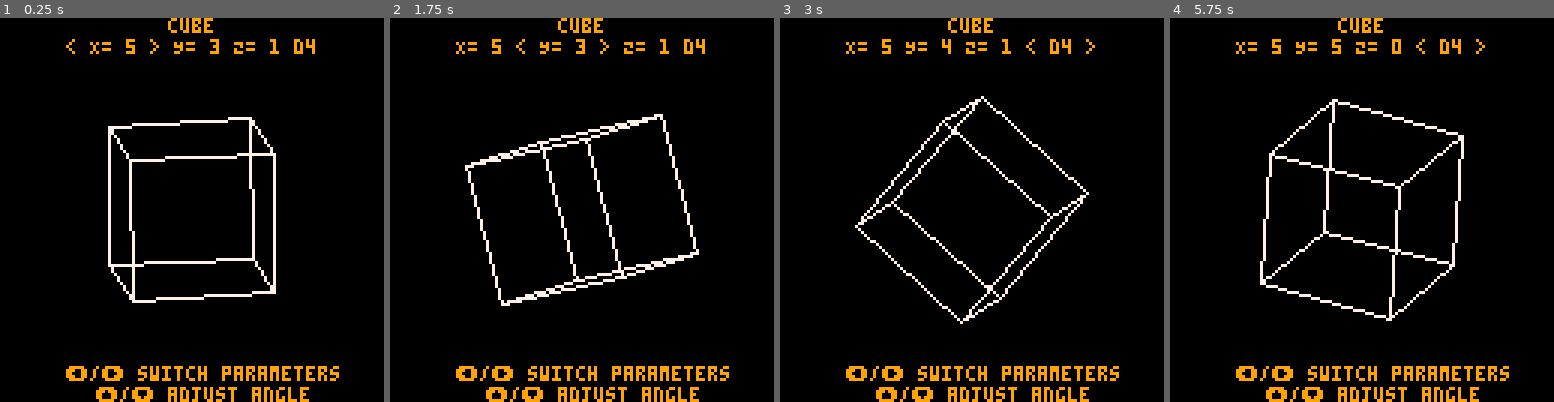
Above: before the commit, frames 1-4 (left to right).
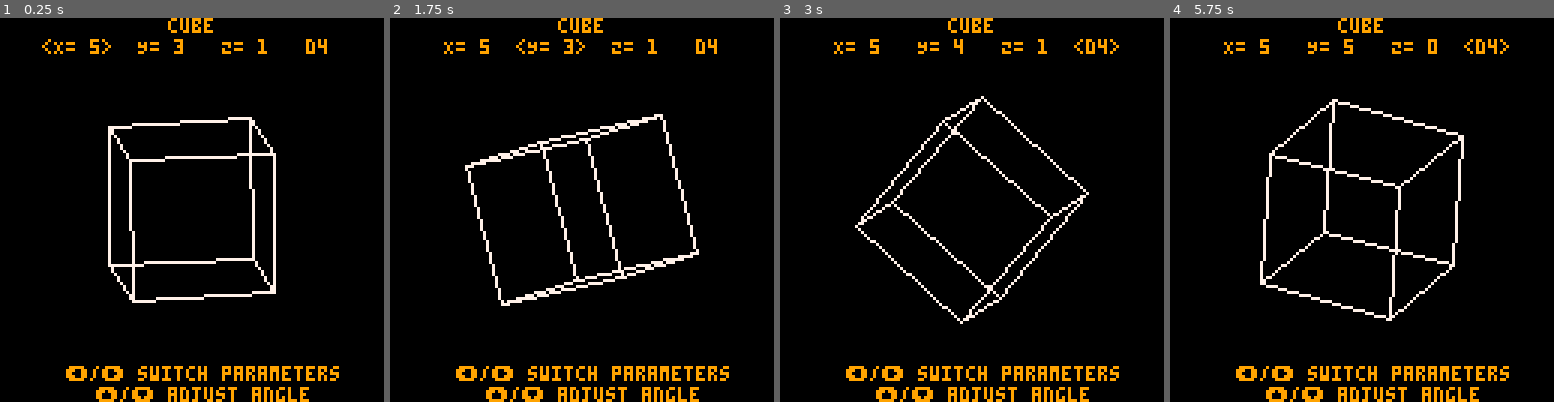
Above: after the commit, the same moments.

Repository: kakardo/Pico-8
Game: PICO-8 cartridge game carts/02 platonic solids viewer/platonic_solids_viewer.p8
The game is run twice, just before and just after one commit, with the same random seed, the same clock (stepped at 60 frames per second) and the same inputs.
Inputs:
- Up to frame 1 (0.25 s): no input
- Up to frame 2 (1.75 s): hold Right from 1.6 s (still down)
- Up to frame 3 (3 s): release Right at 2.1 s; hold Up 2.15-2.42 s; hold Right from 2.47 s (still down)
- Up to frame 4 (5.75 s): release Right at 3.03 s; hold Left 3.08-3.58 s; hold Down 3.63-3.97 s; hold Right 4.02-4.68 s; hold Up 4.73-5.03 s; hold Left 5.08-5.68 s; hold Down from 5.73 s (still down)

The runs differ from the first frame. In frame 1, 0.9% of the frame differs, in the area x 10-86%, y 5-10%; in frame 2, 0.9%; in frame 3, 1.0%; in frame 4, 1.1%, in the area x 14-89%, y 5-10%.

Commit message:
Option bar stays static even when switching options.

Diff:
--- a/game carts/02 platonic solids viewer/main.lua
+++ b/game carts/02 platonic solids viewer/main.lua
@@ -84,7 +84,6 @@
 	angle_x, angle_y, angle_z = 0, 0, 0
 	angle_x_step, angle_y_step, angle_z_step = 0.005, 0.003, 0.001
 
-	menu_x, menu_y, menu_z = 2, 0, 0
 	selected = 0
 	shape = 4
 end
@@ -151,22 +150,36 @@
 		line(pointX1, pointY1, pointX2, pointY2, 7)
 	end
 
+	-- CONVERT LONG TEXT TO VARIABLES
 	text_x = "X= "..ceil(angle_x_step * 1000)
 	text_y = "Y= "..ceil(angle_y_step * 1000)
 	text_z = "Z= "..ceil(angle_z_step * 1000)
 	text_shape = "d"..shape
 
+	-- HIGHLIGHT CHOSEN OPTION
 	if selected == 0 then
-		text_x = "< "..text_x.." >"
+		text_x = "<"..text_x..">"
+		text_y = " "..text_y.." "
+		text_z = " "..text_z.." "
+		text_shape = " "..text_shape.." "
 	elseif selected == 1 then
-		text_y = "< "..text_y.." >"
+		text_x = " "..text_x.." "
+		text_y = "<"..text_y..">"
+		text_z = " "..text_z.." "
+		text_shape = " "..text_shape.." "
 	elseif selected == 2 then
-		text_z = "< "..text_z.." >"
+		text_x = " "..text_x.." "
+		text_y = " "..text_y.." "
+		text_z = "<"..text_z..">"
+		text_shape = " "..text_shape.." "
 	else
-		text_shape = "< "..text_shape.." >"
+		text_x = " "..text_x.." "
+		text_y = " "..text_y.." "
+		text_z = " "..text_z.." "
+		text_shape = "<"..text_shape..">"
 	end
 
-
+	-- OPTION MENU
 	options = text_x.." "..text_y.." "..text_z.." "..text_shape
 	print_centered_txt("cube", 0, 9)
 	print_centered_txt(options, 7, 9)
